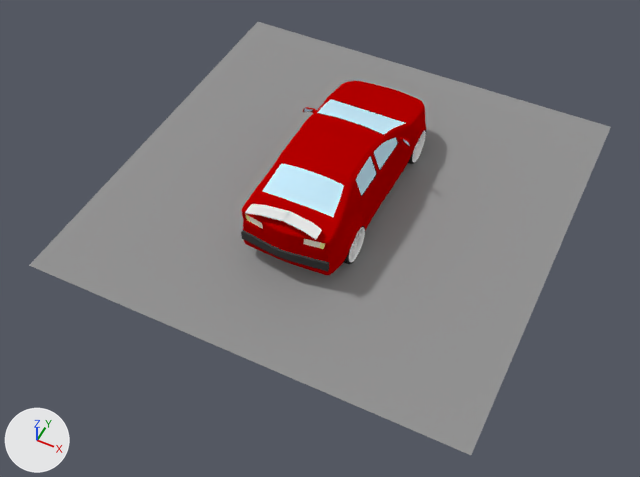
The Blender file Content/blender/car_sport.blend, before and after one commit.
Camera for both pictures: a camera (50 mm lens) standing at (6.52, -14.2, 14.5) and looking at (0.17, -1.49, -1.38). Lighting does not change. The marker at lower left points along +X, +Y and +Z.

The first picture shows 'Auto', 'Plane', 'Spoiler'.
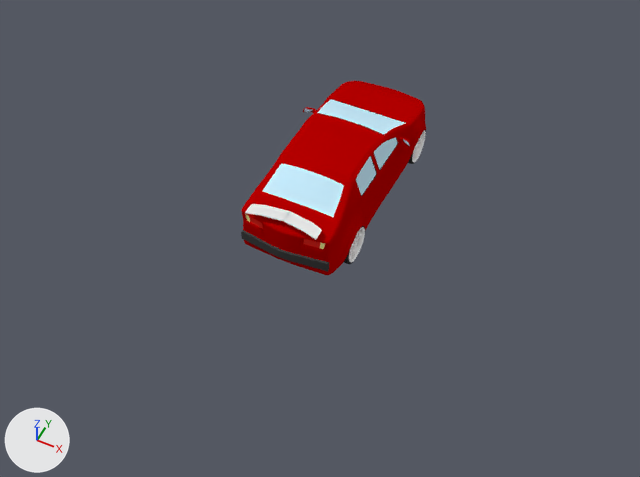
Commit message: Änderungen an den Autos

Diff of the bpy script that builds the scene:
```diff
--- a/Content/blender/car_sport.blend.py
+++ b/Content/blender/car_sport.blend.py
@@ mat_ruecklicht @@
+mat_ruecklicht = diffuse_material('Ruecklicht')
+mat_ruecklicht.base_color = (0.799, 0.0212, 0.0144)  # red #e72820
@@ me_cube @@
 me_cube.from_pydata(...)  # 802 vertices, 711 faces; spans x 0.0..1.14, y -1.0..0.99, z -0.91..1.0
 # used by ob_auto; location = (0.0, 0.0, 0.0); scale = (1.27, 3.14, 0.9)
+# me_cube part 1: 9 of the faces centred in x 0.4..0.69, y -0.94..-0.92, z 0.07..0.28 switch from mat_licht (white #fff3e1) to mat_ruecklicht (red #e72820)
 me_cube.materials.append(mat_scheibe)
@@ ob_plane @@
-ob_plane = bpy.data.objects.new('Plane', me_plane)
-ob_plane.location = (0.02, -0.01, -1.17)
-ob_plane.scale = (5.39, 5.39, 5.39)
```

Location of each change, [x1, y1, x2, y2] in pixels of the pictures (640 x 477 px):
'Plane', deleted: before [29, 22, 611, 455]
part 1 of me_cube, recoloured (white to red): [249, 216, 321, 248] in both
